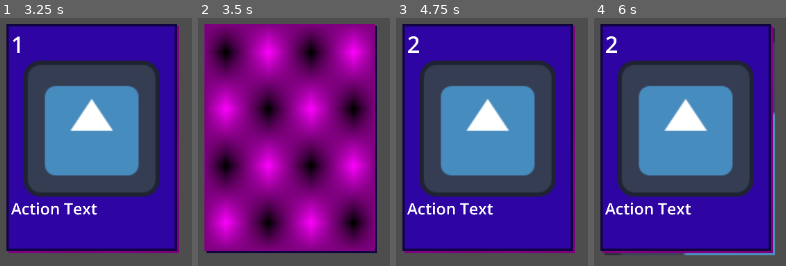
Above: before the commit, frames 1-4 (left to right).
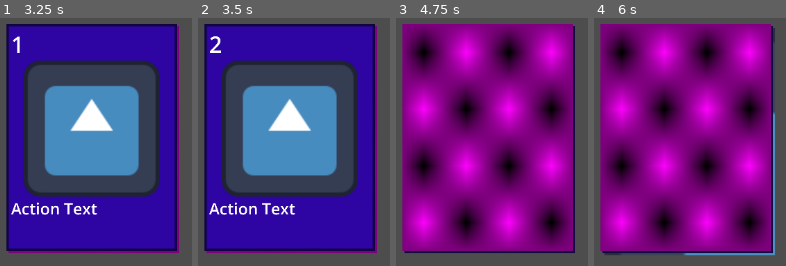
Above: after the commit, the same moments.

Repository: MamaDespik/GGJ-1
Game: Godot game, scene res://Cards/card_pile.tscn
Two runs of this game, one before a commit and one after it. Both use one fixed random seed, a clock stepped at 60 frames per second and the inputs below. The engine's default icon, where the game draws it, is replaced by a stand-in: a white triangle on a blue panel in a dark square.
Inputs (mouse positions are in pixels of both pictures, inside the frame that each line leads up to):
- Up to frame 1 (3.25 s): tap Enter (ui_accept) at 0.5, 1.52, 1.55, 1.82, 3.02, 3.05 s; move the mouse to (outside the picture) at 0.52 s; hold D (move_right) 0.53-1.28 s; hold Enter (ui_accept) 0.53-1.28 s; move the mouse to (107, 169) at 1.27 s; hold S (move_down) 1.28-2.03 s; click (107, 169) at 1.35 s; move the mouse to (outside the picture) at 2.02 s; hold D (move_right) 2.03-2.78 s; hold Enter (ui_accept) 2.03-2.78 s; move the mouse to (outside the picture) at 2.77 s; hold W (move_up) from 2.78 s (still down); click (outside the picture) at 2.85 s
- Up to frame 2 (3.5 s): keep holding W (move_up); tap Enter (ui_accept) at 3.32 s
- Up to frame 3 (4.75 s): move the mouse to (outside the picture) at 3.52 s; release W (move_up) at 3.53 s; hold Enter (ui_accept) 3.53-4.28 s; hold A (move_left) from 3.53 s (still down); right-click (outside the picture) at 4.15 s; move the mouse to (422, 80) at 4.27 s; click (422, 80) at 4.35 s; tap Enter (ui_accept) at 4.52, 4.55 s
- Up to frame 4 (6 s): tap Enter (ui_accept) at 4.82 s; move the mouse to (outside the picture) at 5.02 s; release A (move_left) at 5.03 s; hold S (move_down) 5.03-5.78 s; hold Enter (ui_accept) 5.03-5.78 s; move the mouse to (739, 35) at 5.77 s; hold D (move_right) from 5.78 s (still down); click (739, 35) at 5.85 s

Frame 1 is identical in both runs. In frame 2, 83% of the frame differs, in the area x 3-94%, y 2-95%; in frame 3, 83%; in frame 4, 83%.

Commit message:
Shuffling and Combining Piles

Diff:
--- a/godovelopment-game-jam-1/Cards/card_pile.gd
+++ b/godovelopment-game-jam-1/Cards/card_pile.gd
@@ -25,15 +25,25 @@
 	redraw_cards()
 	return
 
+func add_cards(new_cards:Array[Card]):
+	cards.append_array(new_cards)
+	redraw_cards()
+	return
+
+func shuffle():
+	cards.shuffle()
+	redraw_cards()
+	return
+
 func _input(event):
 	if event.is_action_pressed("select"): #DEBUG
 		var new_card:Card = load("res://Cards/Card.tscn").instantiate()
 		new_card.card_title = str(count)
 		count += 1
 		add_card(new_card)
-
-	if event.is_action_pressed("cancel"):
+	if event.is_action_pressed("cancel"):#DEBUG
 		var drawn_card:Card = draw()
 		if drawn_card: drawn_card.queue_free()
-		#draw().queue_free()
+	if event.is_action_pressed("ui_accept"):#DEBUG
+		shuffle()
 	return
Not shown, changed: TODO.txt
